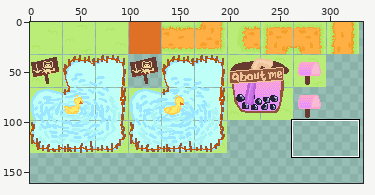
Edited in one commit: pixel-art file (public/assets/tilemap.aseprite). Above: a wide view before the commit, with the close-up outlined.
Close-up. Before:
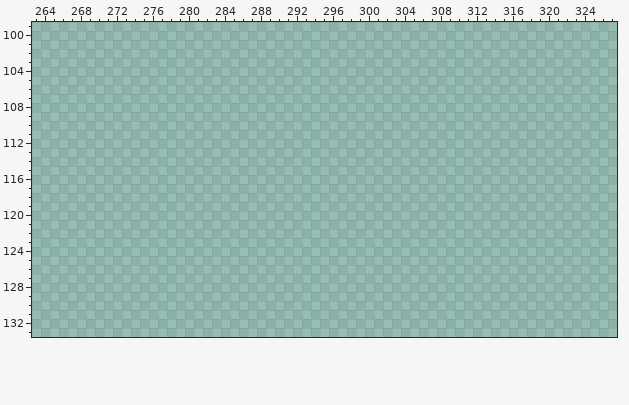
512x256 pixels, 1 frame. Shown: x 263..327, y 99..133. The wide view leaves out empty margins. The commit also changed other parts of the picture, which this record leaves out.
New version:
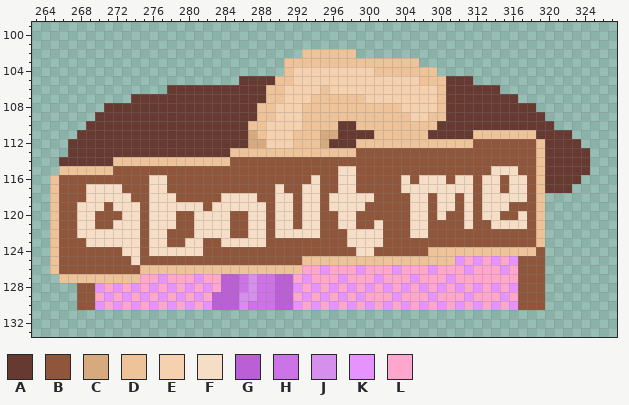
Palette (. is transparent): A #663931  B #8f563b  C #d6a97e  D #eec39a  E #f6d1af  F #f6ddc5  G #bb5fd6  H #cd73e8  J #d78fed  K #e693ff  L #ffa6cd
Edits made:
Changed rows in their new state; - is an unchanged pixel.
first column x 265:
102 ----------------------------DDDDDD--------------------------
103 --------------------------DDDDDDDDDDDDDDD-------------------
104 --------------------------DEEEEEEEEEDDDDDDD-----------------
105 ---------------------AAAADDEEEEEEEEEEEEEEDDDAAA-------------
106 -------------AAAAAAAAAAADDEEEEDEEEEEEEEEEEEDAAAAAA----------
107 ---------AAAAAAAAAAAAAAADDEEEDDDDDDEEEEEEEEDAAAAAAAA--------
108 ------AAAAAAAAAAAAAAAAADDEEEDDDDDDDDDDDEEEEDAAAAAAAAAA------
109 -----AAAAAAAAAAAAAAAAAADDEEEDDDDDDDDDDDDEEDDAAAAAAAAAAA-----
110 ----AAAAAAAAAAAAAAAAAADDEEEEDDDDAADDDDDDDDDAAAAAAAAAAAAA----
111 ---AAAAAAAAAAAAAAAAAAACDEEEDDDCCAAAADDDDDDAAAAADDDDDDDAAAA--
112 --AAAAAAAAAAAAAAAAAAAACCEEEDDDCAAADDDDDDDDDDDDDBBBBBBBDAAAA-
113 --AAAAAAAAAAAAAAAAAADDDDDDDDDDDDDDBBBBBBBBBBBBBBBBBBBBDAAAAA
114 -AAAAAADDDDDDDDDDDDDBBBBBBBBBBBBBBBBBBBBBBBBBBBBBBBBBBDAAAAA
115 -DDDDDDBBBBBBBBBBBBBBBBBBBBBBBBBFFBBBBBBBBBBBBBBBFFFBBDAAAAA
116 DBBBBBBBBBBFFBBBBBBBBBBBBBBBBFBBFFBBBBBFBFFFBFFBFFBFFBDAAAA-
117 DBBBFFFFBBBFFBBBBBBBBBBBBFBBFFBBFFBBBBBFFFFFFFFBFFBFFBDAAA--
118 DBBBFFFFFBBFFFBBBBBFFFFBBFFBFFBFFFFFBBBBFFBFFBFBFFFFFBD-----
119 DBBFFFBFFFBFFFFFFBFFFFFFBFFBFFBFFFFBBBBBFFBFFBFBFFFBBBD-----
120 DBBFFBBBFFBFFFBBFFFFBBFFBFFBFFBBFFBBBBBBFFBFBBFBFFBBFBD-----
121 DBBFFBBFFFBFFFBBFFFFBBFFBFFBFFBBFFBBFBBBFFBBBBFBBFFFFBD-----
122 DBBFFFFFFFBFFBBBFFFFBBFFBFFFFFBBBFFFFBBBFFBBBBBBBBBBBBD-----
123 DBBBFFFFFFBFFBBFFBBFFFFFBBBBBBBBBFFFFBBBBBBBBBBBBBBBBBD-----
124 DBBBBBBBFFBFFFFFFBBBBBBBBBBBBBBBBBFFBBBBBBDDDDDDDDDDDDB-----
125 DBBBBBBBBFBBBBBBBBBBBBBBBBBBDDDDDDDDDDDDDDDDDKLKLKLKBBB-----
126 DBBBBBBBBBDDDDDDDDDDDDDDDDDDLLKLLLKLLLKLLLKLLLKLLLKLBBB-----
127 -DDDDDDDDDLLKLLLKLLGGHJHHGGLKLLLKLLLKLLLKLLLKLLLLLLLBBB-----
128 ---BBKLKLKLKLKLKLKLGGHJHHGGKLKLKLKLKLKLKLKLKLKLKLKLKBBB-----
129 ---BBLKLKLKLKLKLKLGGGJJHHGGLKLKLKLKLLLKLLLKLLLKLLLKLBBB-----
130 ---BBKLKLKLKLKLKLKGGGJHHHGGKLKLKLKLKLKLKLKLKLKLKLKLKBBB-----
Pixel boxes of the changes (left, top, right, bottom) in both close-ups:
added: (50, 49, 590, 310)
